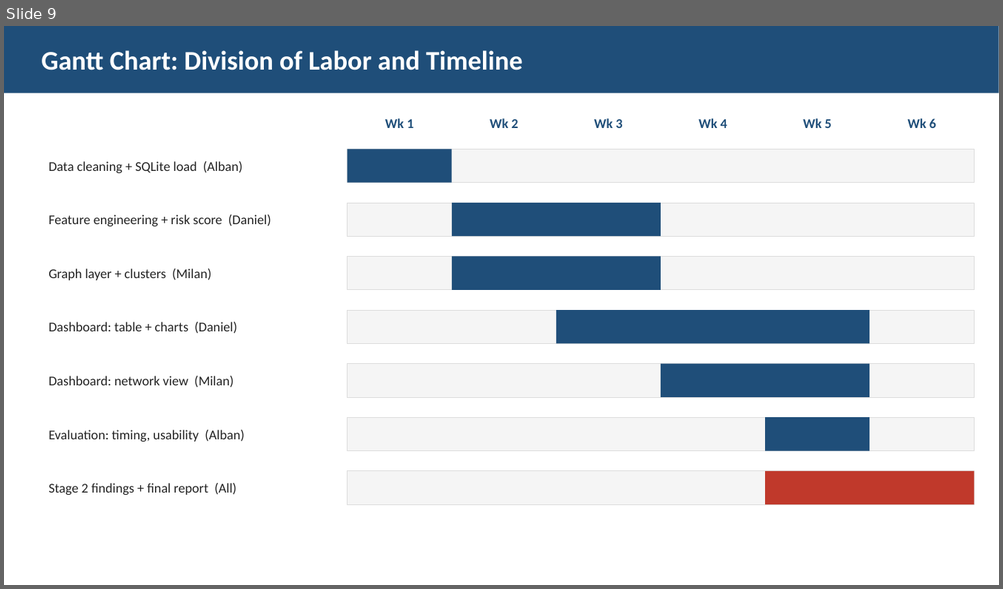
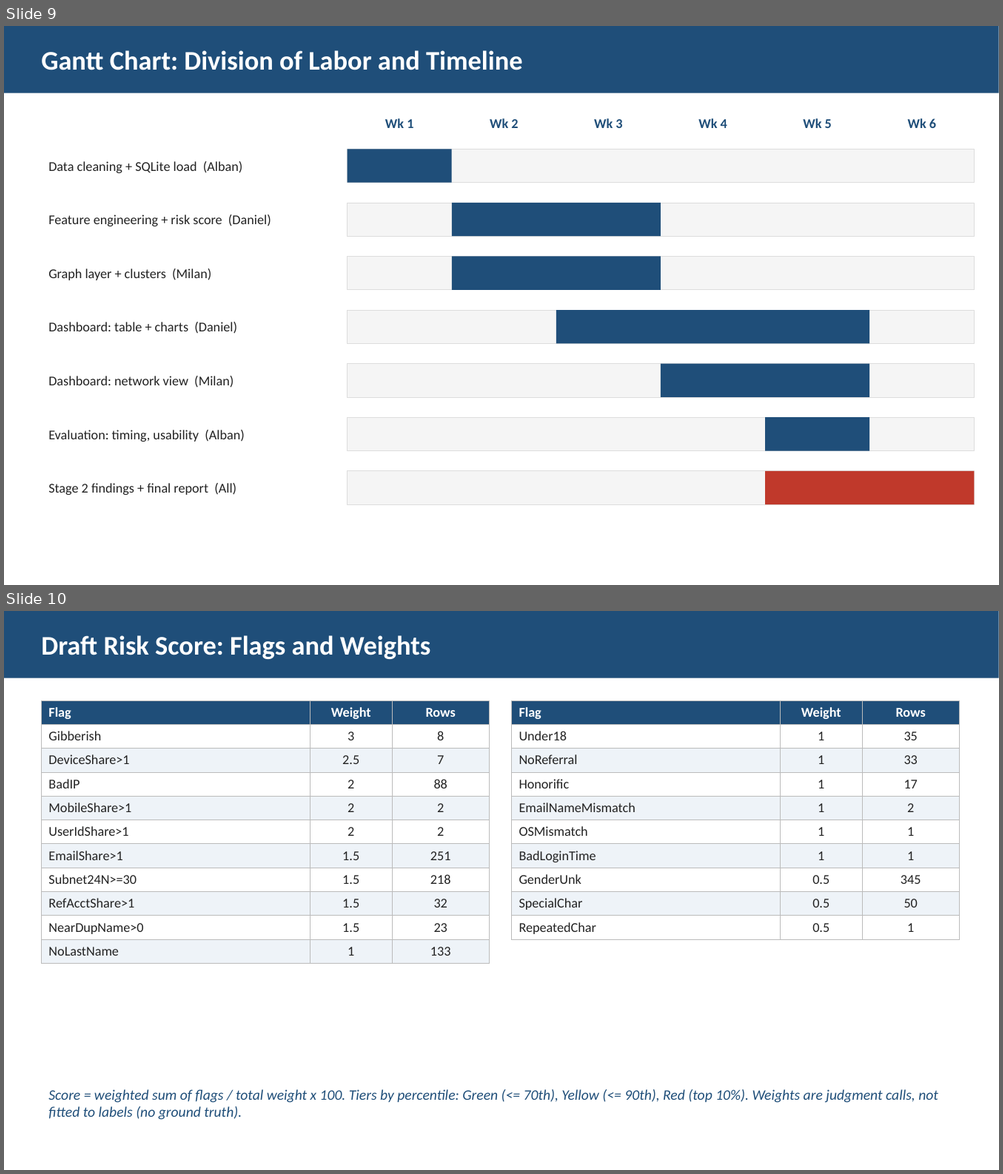
Before and after one commit to DLiu7/FraudGuard, a slide deck: PromoGuard_Stage1_Supplement.pptx. Shown one above the other, each under a label of ours: slide 9 before the commit, slides 9 and 10 after it. The pictures are 1003x589 and 1003x1174 pixels, drawn with LibreOffice and Linux fonts; fonts in the diff are those of the drawing. Boxes give left, top, right and bottom in pixels: in the first picture for what was removed or moved away, otherwise in the second. Text is boxed around its words. In the diff, an @@ line names an element or a change of style, - is before the commit and + after.

```diff
--- a/PromoGuard_Stage1_Supplement.pptx
+++ b/PromoGuard_Stage1_Supplement.pptx
@@ slide 10 added at <box>4,611,999,1170</box>, background #FFFFFF @@
@@ rectangle added at <box>4,611,999,678</box>, fill #1F4E79 @@
@@ text added at <box>41,635,431,659</box>, 26 pt, text #FFFFFF, bold @@
+Draft Risk Score: Flags and Weights
@@ table added at <box>41,701,489,959</box>, 11 rows, 3 columns @@
+Flag | Weight | Rows
+Gibberish | 3 | 8
+DeviceShare>1 | 2.5 | 7
+BadIP | 2 | 88
+MobileShare>1 | 2 | 2
+UserIdShare>1 | 2 | 2
+EmailShare>1 | 1.5 | 251
+Subnet24N>=30 | 1.5 | 218
+RefAcctShare>1 | 1.5 | 32
+NearDupName>0 | 1.5 | 23
+NoLastName | 1 | 133
@@ table added at <box>512,701,959,937</box>, 10 rows, 3 columns @@
+Flag | Weight | Rows
+Under18 | 1 | 35
+NoReferral | 1 | 33
+Honorific | 1 | 17
+EmailNameMismatch | 1 | 2
+OSMismatch | 1 | 1
+BadLoginTime | 1 | 1
+GenderUnk | 0.5 | 345
+SpecialChar | 0.5 | 50
+RepeatedChar | 0.5 | 1
@@ text added at <box>48,1090,938,1120</box>, 14 pt, text #1F4E79, italic @@
+Score = weighted sum of flags / total weight x 100. Tiers by percentile: Green (<= 70th), Yellow (<= 90th), Red (top 10%). Weights are judgment calls, not fitted to labels (no ground truth).
```
Also in this commit, not shown: 8 slides changed.
